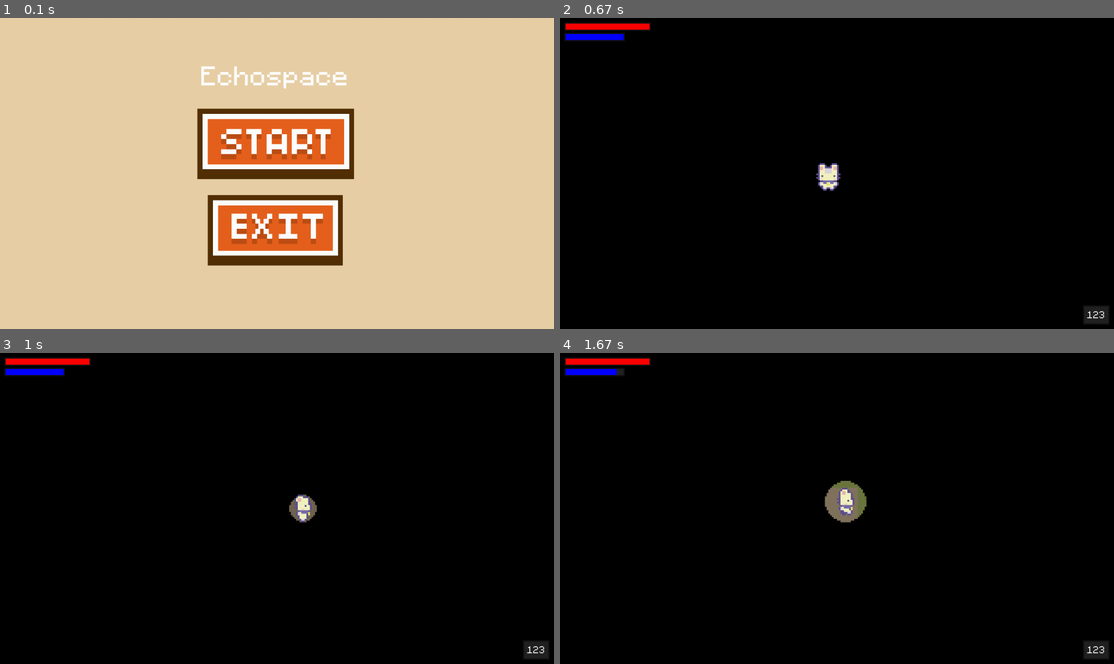
Above: before the commit, frames 1-4 (two rows, left to right).
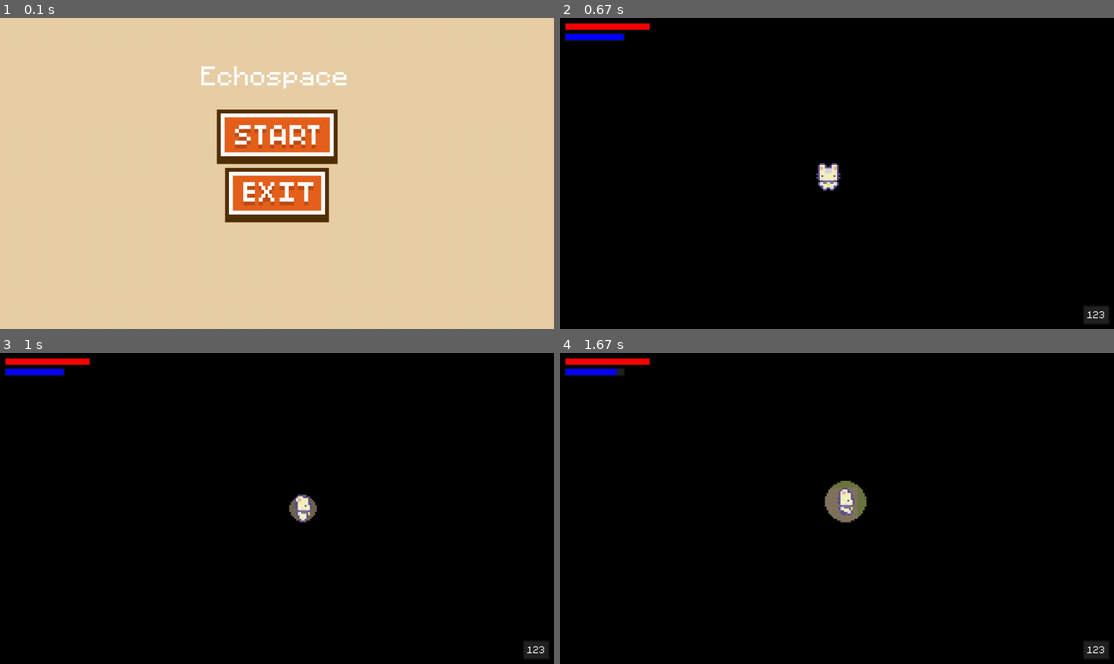
Above: after the commit, the same moments.

Repository: SushiOnToast/pygame-community-spring-jam-2025
Game: pygame game, started from code/main.py
Two runs of this game, one before a commit and one after it. Both use one fixed random seed, a clock stepped at 60 frames per second and the inputs below.
Inputs (mouse positions are in pixels of both pictures, inside the frame that each line leads up to):
- Up to frame 1 (0.1 s): no input
- Up to frame 2 (0.67 s): press the mouse at (837, 136) at 0.37 s; move the mouse to (864, 189) at 0.47 s; release the mouse at (892, 241) at 0.6 s
- Up to frame 3 (1 s): hold D from 0.67 s (still down); move the mouse to (105, 461) at 0.7 s
- Up to frame 4 (1.67 s): release D at 1.13 s; hold W 1.17-1.47 s; tap Space at 1.23, 1.57 s; hold D from 1.5 s (still down)

The runs differ from the first frame. In frame 1, 11% of the frame differs, in the area x 35-64%, y 29-80%; in frame 2, nothing differs; in frame 3, nothing differs; in frame 4, nothing differs.

Commit message:
Add better button hover effect

Diff:
--- a/code/button.py
+++ b/code/button.py
@@ -1,45 +1,64 @@
 import pygame
 from settings import *
 
-#button class
 class Button():
-	def __init__(self, x, y, image, scale):
-		width = image.get_width()
-		height = image.get_height()
-		self.image = pygame.transform.scale(image, (int(width * scale), int(height * scale)))
-		self.rect = self.image.get_rect()
-		self.rect.topleft = (x, y)
-		self.clicked = False
+    def __init__(self, x, y, image):
+        width = image.get_width()
+        height = image.get_height()
+        self.image = image
+        self.rect = self.image.get_rect()
+        self.rect.center = (x, y)
+        self.clicked = False
 
-		# hover overlay
-		self.hovering = False
-		self.hover_overlay = pygame.Surface((self.image.get_width(), self.image.get_height()))
-		self.hover_overlay.set_alpha(75)
+        # hover properties with transition
+        self.hovering = False
+        self.current_scale = 1.0
+        self.target_scale = 1.0
+        self.hover_scale = 1.1
+        self.scale_speed = 0.2  # Adjust this to control transition speed (0.1 = slower, 0.3 = faster)
+        self.last_update = pygame.time.get_ticks()
 
-	def input(self):
-		self.action = False
-		#get mouse position
-		pos = pygame.mouse.get_pos()
+    def update_scale(self):
+        current_time = pygame.time.get_ticks()
+        dt = (current_time - self.last_update) / 1000.0  # Convert to seconds
+        self.last_update = current_time
 
-		#check mouseover and clicked conditions
-		if self.rect.collidepoint(pos):
-			self.hovering = True
-			if pygame.mouse.get_pressed()[0] == 1 and self.clicked == False:
-				self.clicked = True
-				self.action = True
-		else:
-			self.hovering = False
+        # Smoothly interpolate current_scale towards target_scale
+        if self.current_scale != self.target_scale:
+            diff = self.target_scale - self.current_scale
+            self.current_scale += diff * self.scale_speed * dt * 60
 
-		if pygame.mouse.get_pressed()[0] == 0:
-			self.clicked = False
+    def input(self):
+        self.action = False
+        pos = pygame.mouse.get_pos()
 
-	def draw(self, surface):
-		#draw button on screen
-		surface.blit(self.image, (self.rect.x, self.rect.y))
-		if self.hovering:
-			surface.blit(self.hover_overlay, (self.rect.x, self.rect.y))
+        if self.rect.collidepoint(pos):
+            self.hovering = True
+            self.target_scale = self.hover_scale
+            if pygame.mouse.get_pressed()[0] == 1 and self.clicked == False:
+                self.clicked = True
+                self.action = True
+        else:
+            self.hovering = False
+            self.target_scale = 1.0
 
-	def update(self, surface):
-		self.input()
-		self.draw(surface)
-		return self.action
+        if pygame.mouse.get_pressed()[0] == 0:
+            self.clicked = False
+
+    def draw(self, surface):
+        # Get the scaled image size
+        scaled_btn = pygame.transform.scale_by(self.image, self.current_scale)
+        scaled_rect = self.rect.copy()
+
+        # Center the scaled image on the original position
+        scaled_rect.width = scaled_btn.get_width()
+        scaled_rect.height = scaled_btn.get_height()
+        scaled_rect.center = self.rect.center
+
+        surface.blit(scaled_btn, scaled_rect)
+
+    def update(self, surface):
+        self.input()
+        self.update_scale()
+        self.draw(surface)
+        return self.action
--- a/code/main.py
+++ b/code/main.py
@@ -36,9 +36,6 @@
                 if event.type == pygame.QUIT:
                     pygame.quit()
                     sys.exit()
-
-
-
 
             # Draw everything to the display surface first
             self.display_surface.fill(BG_COLOR)
--- a/code/ui.py
+++ b/code/ui.py
@@ -27,8 +27,8 @@
             "../graphics/button/exit_btn.png").convert_alpha()
 
         # Create button instances
-        self.start_button = Button(456, 210, self.start_img, 1.3)
-        self.exit_button = Button(480, 410, self.exit_img, 1.3)
+        self.start_button = Button(WINDOW_WIDTH/2, 275, self.start_img)
+        self.exit_button = Button(WINDOW_WIDTH/2, 410, self.exit_img)
 
     def show_bar(self, current, max_amount, bg_rect, color):
         # draw bg
